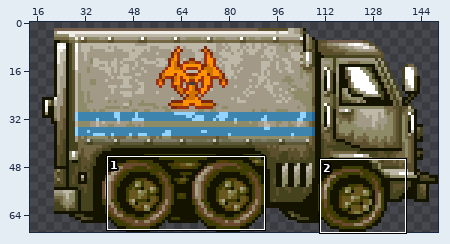
A sprite sheet gets an edit: BunkerJamGame/Assets/Art/Imported/trunk_cover.png. The first picture is a wide view before the edit; the outline marks the close-up.
Close-up. Earlier state:
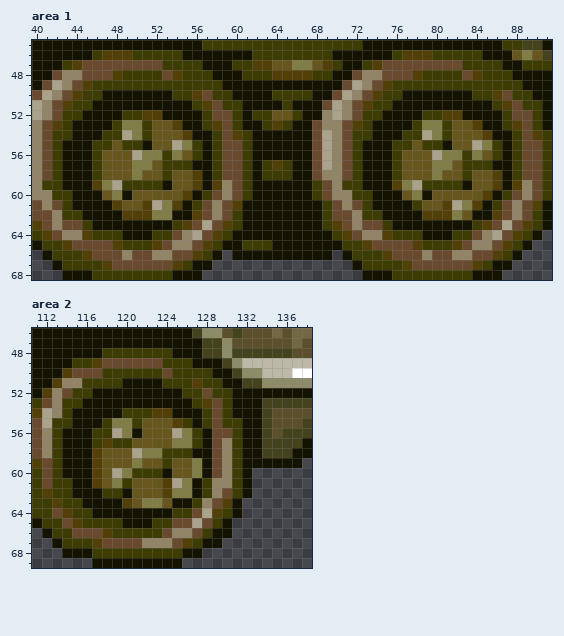
The file is 150x70 pixels. Colours within 5 levels of each other are drawn and written as one. Shown: area 1: x 40..91, y 45..68; area 2: x 111..138, y 46..69. The wide view leaves out empty margins.
And afterwards:
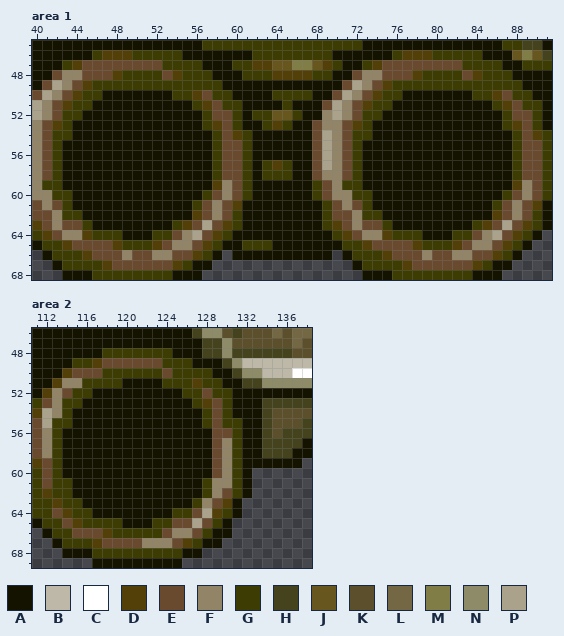
Palette (. is transparent): A #141300  B #bdb8a8  C #ffffff  D #534009  E #6a4a2f  F #928467  G #3d3c03  H #44431e  J #68561f  K #5c502c  L #746844  M #807d46  N #8e8c68  P #aaa28a
Edits made:
--- area 1
@@ x 40..91 @@
 51 PFEDGGAAAAAAAAAAGDEGGAAAAGAAAEPFEDGGAAAAAAAAAAGDEGGA
-52 PFEGGAAAAGGDDAAAAGEEGAGGJJGAAFPFEGGAAAAGGDDAAAAGEEGA
-53 FEDGAAAAGMMGJJDAAGDEGAAGDGAAEFFEDGAAAAGMMGJJDAAGDEGA
-54 FEGGAAAGGPMGJJJDAAGEDGAAAAAAEPFEGGAAAGGPMGJJJDAAGEDG
-55 FEGAAAGGJGGAJJPMGAGEEGAAAAAAEPFEGAAAGGJGGAJJPMGAGEEG
-56 FEGAAAGJJJPMMGMJGAGEEGAAAAAAEPFEGAAAGJJJPMMGMJGAGEEG
-57 FEGAAAGJJJMMJGGGAAGEEGAGDGAAEPFEGAAAGJJJMMJGGGAAGEEG
-58 FEGAAAGJJJMJJGJJDAGEEGAGGGAAEFFEGAAAGJJJMJJGJJDAGEEG
-59 FGGAAADMPGGGGAJJDADFEGAAAAAAGEFGGAAADMPGGGGAJJDADFEG
-60 FFGGAAAJMAJJJJJDAGEFEGAAAAAAGEFFGGAAAJMAJJJJJDAGEFEG
-61 EFEGAAAADJJDPMDAGEFEDAAAAAAAAGEFEGAAAAGJJDPMDAGEFEDA
-62 EEFGGAAAADDDMMAADEFEGAAAAAAAAGEEFGGAAAADDDMJAADEFEGA
+52 PFEGGAAAAAAAAAAAAGEEGAGGJJGAAFPFEGGAAAAAAAAAAAAGEEGA
+53 FEDGAAAAAAAAAAAAAGDEGAAGDGAAEFFEDGAAAAAAAAAAAAAGDEGA
+54 FEGGAAAAAAAAAAAAAAGEDGAAAAAAEPFEGGAAAAAAAAAAAAAAGEDG
+55 FEGAAAAAAAAAAAAAAAGEEGAAAAAAEPFEGAAAAAAAAAAAAAAAGEEG
+56 FEGAAAAAAAAAAAAAAAGEEGAAAAAAEPFEGAAAAAAAAAAAAAAAGEEG
+57 FEGAAAAAAAAAAAAAAAGEEGAGDGAAEPFEGAAAAAAAAAAAAAAAGEEG
+58 FEGAAAAAAAAAAAAAAAGEEGAGGGAAEFFEGAAAAAAAAAAAAAAAGEEG
+59 FGGAAAAAAAAAAAAAAADFEGAAAAAAGEFGGAAAAAAAAAAAAAAADFEG
+60 FFGGAAAAAAAAAAAAAGEFEGAAAAAAGEFFGGAAAAAAAAAAAAAGEFEG
+61 EFEGAAAAAAAAAAAAGEFEDAAAAAAAAGEFEGAAAAAAAAAAAAGEFEDA
+62 EEFGGAAAAAAAAAAADEFEGAAAAAAAAGEEFGGAAAAAAAAAAADEFEGA
 63 DEFEEGAAAAAAAAGDEPEDGAAAAAAAAGDEFEEGAAAAAAAAGDEPEDGA
--- area 2
@@ x 115..129 @@
 53 GAAAAAAAAAAAGDE
-54 AAAAAGGGDDAAAGE
-55 AAAGMMGJJJDGAGE
-56 AAGGPMAJJJPMGAE
-57 AAGDGGJJJJMMGAE
-58 AADJJJPMMGGGAAE
-59 AADJJJMJJGJJMAE
-60 AADJPMGGGAJJMAE
-61 AADJMGJJJDPMAGF
-62 AAAGGAJJJDMMAGF
-63 GAAAADJMMJAAGFE
+54 AAAAAAAAAAAAAGE
+55 AAAAAAAAAAAAAGE
+56 AAAAAAAAAAAAAAE
+57 AAAAAAAAAAAAAAE
+58 AAAAAAAAAAAAAAE
+59 AAAAAAAAAAAAAAE
+60 AAAAAAAAAAAAAAE
+61 AAAAAAAAAAAAAGF
+62 AAAAAAAAAAAAAGF
+63 GAAAAAAAAAAAGFE
 64 GGAAAAAAAAGGEPD
Pixel boxes of the changes (left, top, right, bottom) in both close-ups:
changed: (92, 110, 202, 220)
changed: (392, 110, 502, 220)
changed: (92, 408, 202, 508)
